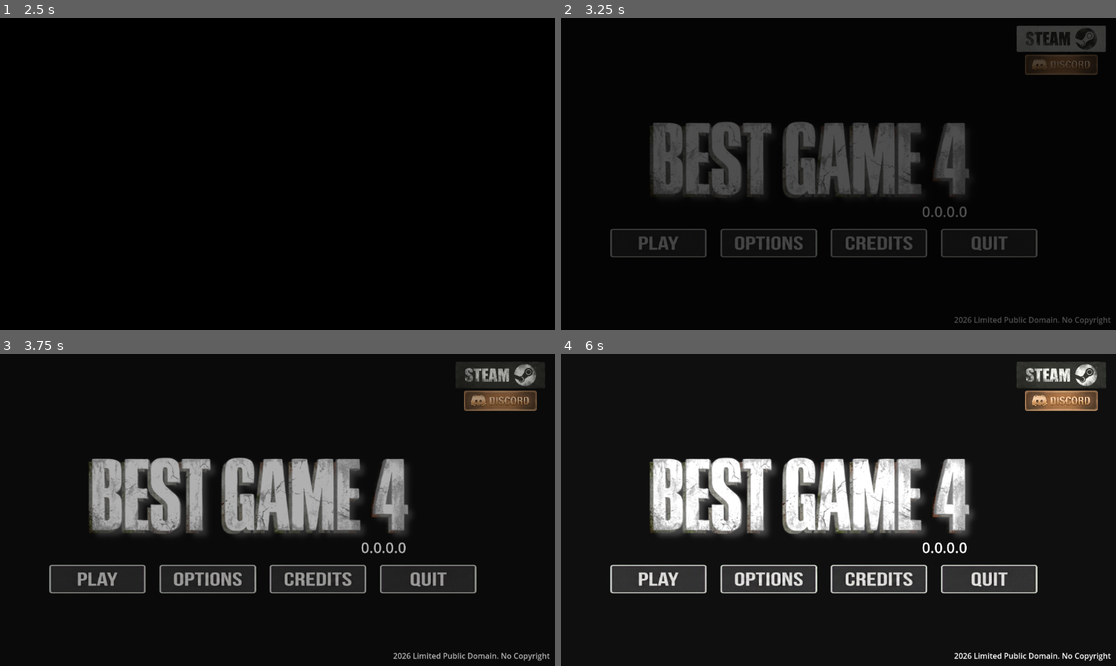
Above: before the commit, frames 1-4 (two rows, left to right).
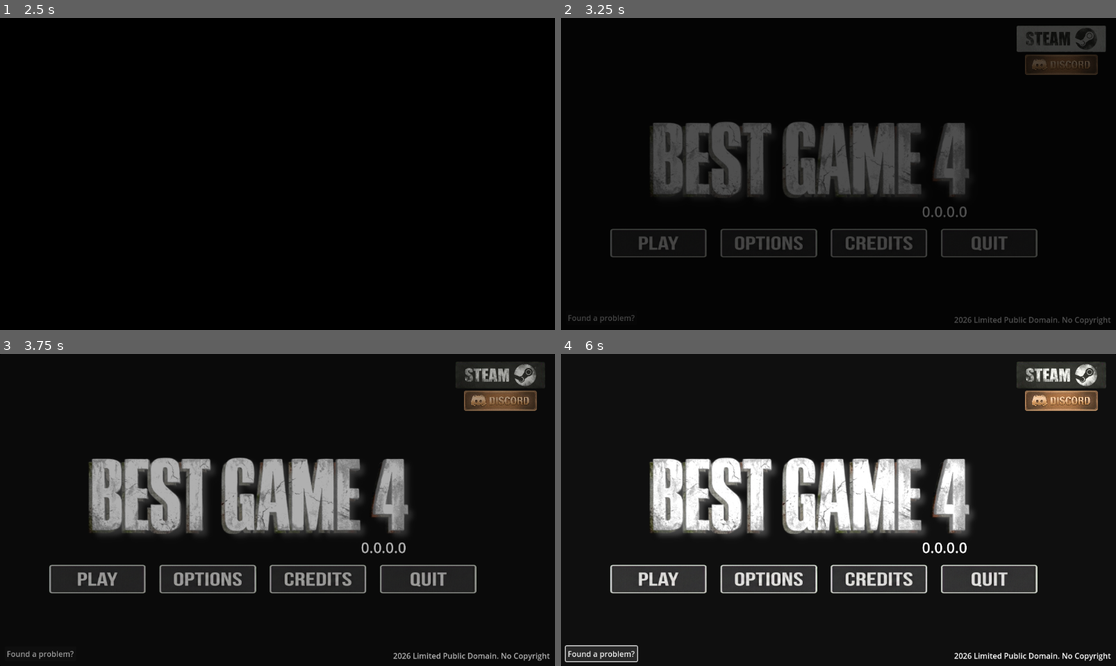
Above: after the commit, the same moments.

Repository: BoQsc/best-game-4-main-menu
Game: Godot game, scene res://node_2d.tscn
Same seed, same stepped clock (60 frames per second), same inputs: the game is played once before the commit and once after it. Video files are missing from this copy of the repository; at most half a second of black plays in their place.
Inputs (mouse positions are in pixels of both pictures, inside the frame that each line leads up to):
- Up to frame 1 (2.5 s): click (38, 317) at 0.5 s, where only the run after the commit has a clickable "Found a problem?"; click (99, 242) at 1.25 s; click (99, 242) at 2 s
- Up to frame 2 (3.25 s): click (1060, 39) at 2.75 s
- Up to frame 3 (3.75 s): click "0.0.0.0" at 3.5 s
- Up to frame 4 (6 s): click (1060, 375) at 4.25 s; click "0.0.0.0" at 5 s; click (599, 653) at 5.75 s, where only the run after the commit has a clickable "Found a problem?"

Frame 1 is identical in both runs. In frame 2, less than 0.1% of the frame differs, in the area x 1-14%, y 95-98%; in frame 3, 0.1%; in frame 4, 0.7%, in the area x 0-14%, y 93-99%.

Commit message:
Add found a problem button.

Diff:
--- a/main_menu.gd
+++ b/main_menu.gd
@@ -16,6 +16,7 @@
 @onready var donate_btn = $MainMenu/TextureButton5/MarginContainer2/DonateButton
 @onready var discord_btn = $MainMenu/TextureButton5/MarginContainer3/DiscordButton
 @onready var discord_btn2 = $MainMenu/VBoxContainer/DiscordButton
+@onready var problem_btn = $ProblemContainer/ProblemButton
 
 func _ready():
 	# Set custom mouse cursor (scaled down by 85% -> 0.15 size)
@@ -46,9 +47,11 @@
 		discord_btn.pressed.connect(_on_discord_pressed)
 	if discord_btn2:
 		discord_btn2.pressed.connect(_on_discord_pressed)
+	if problem_btn:
+		problem_btn.pressed.connect(_on_problem_pressed)
 
 	# Connect all buttons to sound effect
-	var buttons = [steam_btn, play_btn, options_btn, credits_btn, quit_btn, donate_btn, discord_btn, discord_btn2]
+	var buttons = [steam_btn, play_btn, options_btn, credits_btn, quit_btn, donate_btn, discord_btn, discord_btn2, problem_btn]
 	for btn in buttons:
 		if btn:
 			btn.pressed.connect(_play_click_sound)
@@ -65,6 +68,9 @@
 
 func _on_discord_pressed():
 	OS.shell_open("https://discord.com/invite/tPBJXU7B6C")
+
+func _on_problem_pressed():
+	OS.shell_open("https://github.com/BoQsc/best-game-4/issues")
 
 @onready var save_slot_menu_scene = preload("res://play_menu/save_slot_menu.tscn")
 
--- a/node_2d.tscn
+++ b/node_2d.tscn
@@ -317,6 +317,21 @@
 layout_mode = 2
 text = "2026 Limited Public Domain. No Copyright"
 
+[node name="ProblemContainer" type="MarginContainer" parent="."]
+layout_mode = 1
+anchors_preset = 2
+anchor_top = 1.0
+anchor_bottom = 1.0
+offset_top = -30.0
+offset_right = 150.0
+grow_vertical = 0
+theme_override_constants/margin_left = 10
+theme_override_constants/margin_bottom = 10
+
+[node name="ProblemButton" type="Button" parent="ProblemContainer"]
+layout_mode = 2
+text = "Found a problem?"
+
 [node name="IntroVideo" type="TextureRect" parent="."]
 layout_mode = 1
 anchors_preset = 15
